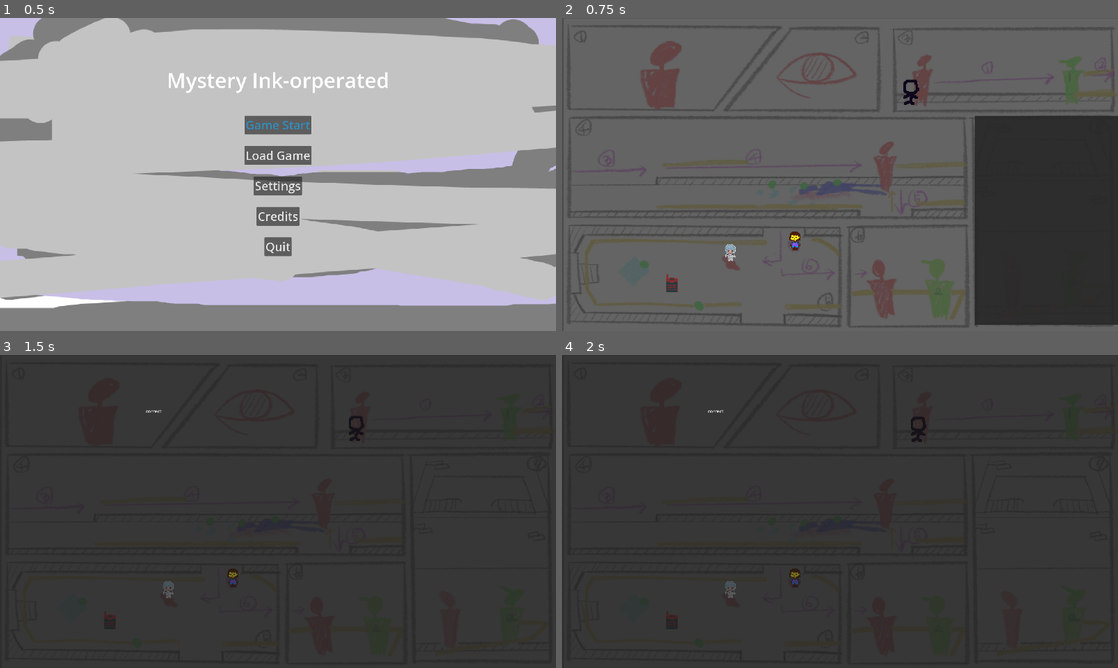
Above: before the commit, frames 1-4 (two rows, left to right).
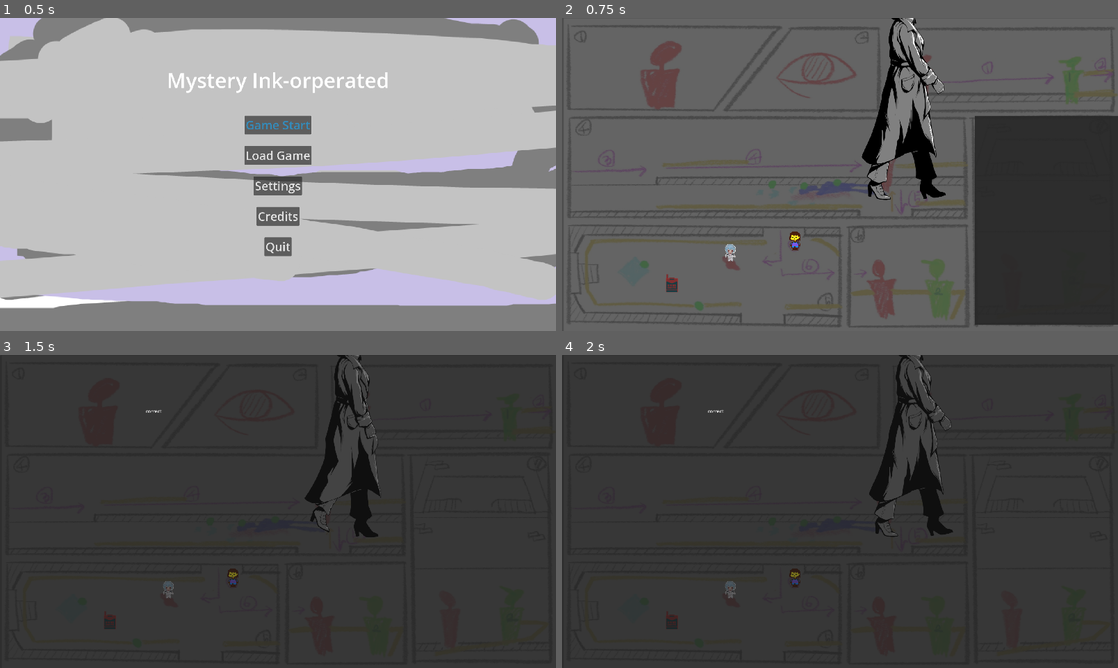
Above: after the commit, the same moments.

Repository: GDYUClub/term-project-w25
Game: Godot game, scene res://src/main/main_menu.tscn
Same seed, same stepped clock (60 frames per second), same inputs: the game is played once before the commit and once after it.
Inputs (mouse positions are in pixels of both pictures, inside the frame that each line leads up to):
- Up to frame 1 (0.5 s): no input
- Up to frame 2 (0.75 s): click "Game Start" at 0.5 s
- Up to frame 3 (1.5 s): tap Enter (ui_accept) at 1.25 s; move the mouse to (400, 495) at 1.27 s; hold D (right) from 1.28 s (still down); tap Q (analyze) at 1.35 s; click (400, 495) at 1.42 s
- Up to frame 4 (2 s): keep holding D (right); tap Space (jump) at 1.52 s

Frame 1 is identical in both runs. In frame 2, 4.4% of the frame differs, in the area x 53-69%, y 0-59%; in frame 3, 2.4%; in frame 4, 2.5%.

Commit message:
some art, it's big

Diff:
--- /dev/null
+++ b/src/levels/1/level1.tscn
@@ -0,0 +1,3 @@
+[gd_scene format=3 uid="uid://dladdfipv2fvx"]
+
+[node name="Level1" type="Node2D"]
--- a/src/player/code/player.gd
+++ b/src/player/code/player.gd
@@ -19,8 +19,8 @@
 }
 
 var move_sprites = {
-	MOVETYPES.TOP_DOWN: "res://assets/sprites/topdown-temp.png",
-	MOVETYPES.SIDE_SCROLLER: "res://assets/sprites/side-temp.png",
+	MOVETYPES.TOP_DOWN: "res://assets/sprites/player/player_topdown.png",
+	MOVETYPES.SIDE_SCROLLER: "res://assets/sprites/player/player_sidescroll.png",
 }
 
 @export var current_move_type: MOVETYPES
--- a/src/player/scene/player.tscn
+++ b/src/player/scene/player.tscn
@@ -1,10 +1,9 @@
-[gd_scene load_steps=14 format=3 uid="uid://bt7hps1ykd8nk"]
+[gd_scene load_steps=8 format=3 uid="uid://bt7hps1ykd8nk"]
 
-[ext_resource type="Texture2D" uid="uid://dx6370i2ofkdi" path="res://assets/sprites/knight.png" id="1_1qr8e"]
 [ext_resource type="Script" path="res://src/player/code/player.gd" id="1_j2py3"]
 [ext_resource type="Shape2D" uid="uid://coaafk8ng1xrm" path="res://assets/resources/standing_cshape.tres" id="2_kwucs"]
 [ext_resource type="Texture2D" uid="uid://badcq2r82pcs6" path="res://assets/sprites/alert-temp.png" id="4_88ynk"]
-[ext_resource type="Texture2D" uid="uid://bfif1hwuq68ag" path="res://assets/sprites/side-temp.png" id="4_x0k5r"]
+[ext_resource type="Texture2D" uid="uid://c0ipc3pys7l7q" path="res://assets/sprites/player/player_sidescroll.png" id="4_xu6yd"]
 
 [sub_resource type="Animation" id="Animation_1wbr4"]
 length = 0.001
@@ -46,47 +45,6 @@
 "walk": SubResource("Animation_mrbcp")
 }
 
-[sub_resource type="AtlasTexture" id="AtlasTexture_ltbca"]
-atlas = ExtResource("1_1qr8e")
-region = Rect2(0, 0, 32, 32)
-
-[sub_resource type="AtlasTexture" id="AtlasTexture_h0nux"]
-atlas = ExtResource("1_1qr8e")
-region = Rect2(32, 0, 32, 32)
-
-[sub_resource type="AtlasTexture" id="AtlasTexture_7kvj8"]
-atlas = ExtResource("1_1qr8e")
-region = Rect2(64, 0, 32, 32)
-
-[sub_resource type="AtlasTexture" id="AtlasTexture_nkrw8"]
-atlas = ExtResource("1_1qr8e")
-region = Rect2(96, 0, 32, 32)
-
-[sub_resource type="SpriteFrames" id="SpriteFrames_k6gat"]
-animations = [{
-"frames": [{
-"duration": 1.0,
-"texture": SubResource("AtlasTexture_ltbca")
-}, {
-"duration": 1.0,
-"texture": SubResource("AtlasTexture_h0nux")
-}, {
-"duration": 1.0,
-"texture": SubResource("AtlasTexture_7kvj8")
-}, {
-"duration": 1.0,
-"texture": SubResource("AtlasTexture_nkrw8")
-}],
-"loop": true,
-"name": &"Idle",
-"speed": 10.0
-}, {
-"frames": [],
-"loop": true,
-"name": &"new_animation",
-"speed": 5.0
-}]
-
 [node name="Player" type="CharacterBody2D"]
 script = ExtResource("1_j2py3")
 
@@ -111,19 +69,10 @@
 texture = ExtResource("4_88ynk")
 
 [node name="Sprite2D" type="Sprite2D" parent="."]
-scale = Vector2(3, 3)
-texture = ExtResource("4_x0k5r")
-hframes = 2
+texture = ExtResource("4_xu6yd")
+hframes = 6
 
 [node name="AnimationPlayer" type="AnimationPlayer" parent="."]
 libraries = {
 "": SubResource("AnimationLibrary_a1owq")
 }
-
-[node name="AnimatedSprite2D" type="AnimatedSprite2D" parent="."]
-visible = false
-position = Vector2(0, -12)
-sprite_frames = SubResource("SpriteFrames_k6gat")
-animation = &"Idle"
-autoplay = "Idle"
-frame_progress = 0.520677
Binary file added: assets/sprites/player/player_sidescroll.png
Not shown, added: assets/sprites/player/player_sidescroll.png.import
Binary file added: assets/sprites/player/player_topdown.png
Not shown, added: assets/sprites/player/player_topdown.png.import
